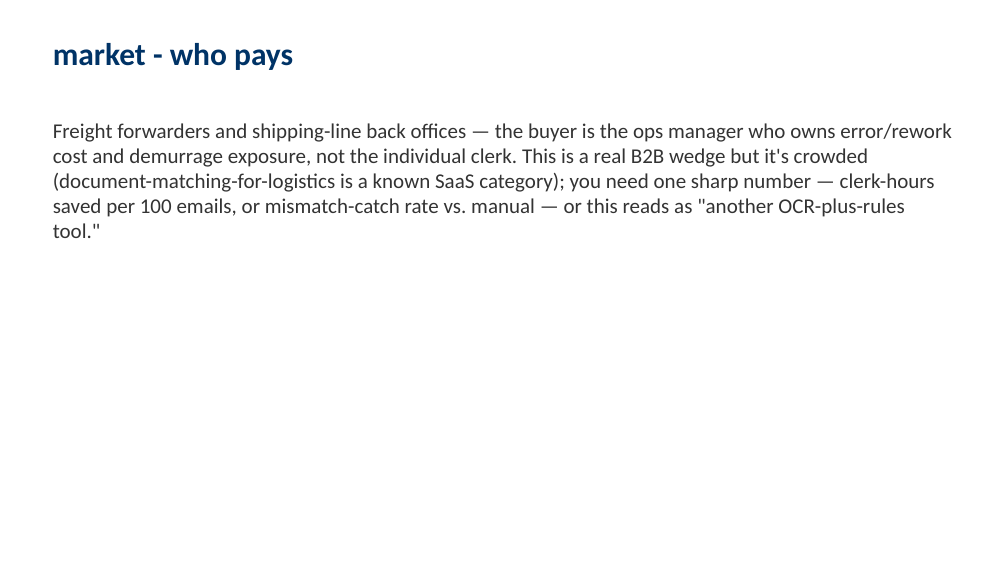
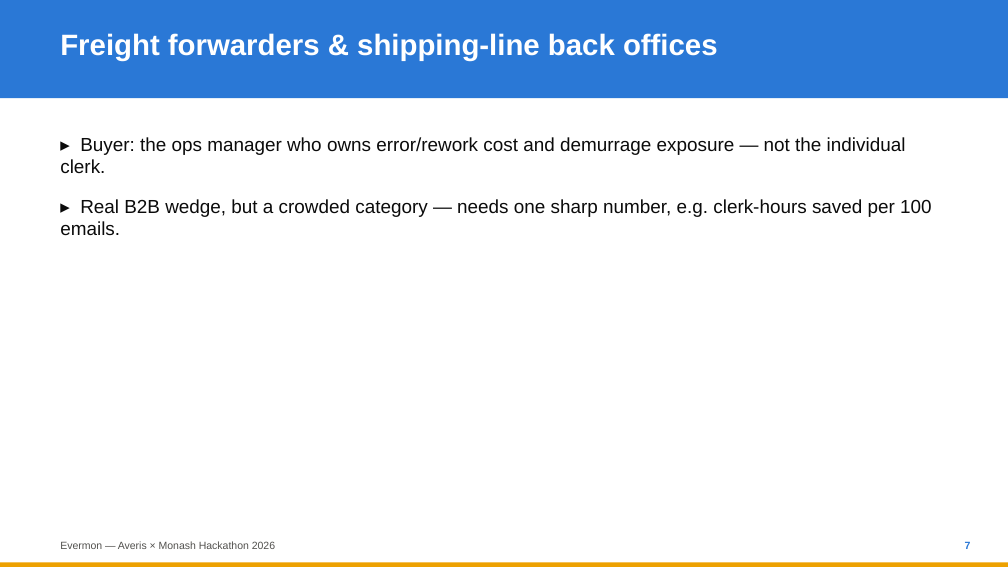
Before and after one commit to ponli550/Evermon, a slide deck: slide 7 of docs/AverisMonash2026.pptx (slide 5 before the commit). Drawn at 1008x567 pixels with LibreOffice and Linux fonts; fonts in the diff are those of the drawing. Boxes give left, top, right and bottom in pixels: in the first picture for what was removed or moved away, otherwise in the second. Text is boxed around its words. In the diff, an @@ line names an element or a change of style, - is before the commit and + after.

Commit message:
docs: rebuild the pitch deck with a real design, not the template default
hackager slides produced the plain python-pptx-default look and flagged 5
of 7 slides over the 60-word density limit. docs/scripts/build_pitch_deck.py
replaces it: 13 slides, chunked so none exceeds ~60 words, laid out with a
header/accent-bar system (title, section-divider, bullet, stat, closing
slide types) instead of one generic bullet template.

Content is transcribed from docs/PITCH.md, nothing invented. Colors reuse
the validated categorical/status palette already used in web-demo/ and
watch/'s terminal dashboard, so the deck, the site, and the panel read as
one system. Verified structurally (no out-of-bounds shapes, no slide over
the density threshold) -- no renderer available here to screenshot it, so
worth a manual look before it goes in front of a judge.

```diff
--- a/docs/AverisMonash2026.pptx
+++ b/docs/AverisMonash2026.pptx
@@ rectangle added at (0,0,1008,98), fill #2A78D6 @@
@@ text removed at (53,43,293,70) @@
-market - who pays
@@ text added at (60,33,718,61), 28 pt, text #FFFFFF, bold @@
+Freight forwarders & shipping-line back offices
@@ text at (60,137,932,236): text changed; size 20 to 18 pt; font Calibri to Arial; text colour #333333 to #0B0B0B @@
-Freight forwarders and shipping-line back offices — the buyer is the ops manager who owns error/rework cost and demurrage exposure, not the individual clerk. This is a real B2B wedge but it's crowded (document-matching-for-logistics is a known SaaS category); you need one sharp number — clerk-hours saved per 100 emails, or mismatch-catch rate vs. manual — or this reads as "another OCR-plus-rules tool."
+▸ Buyer: the ops manager who owns error/rework cost and demurrage exposure — not the individual clerk.
+▸ Real B2B wedge, but a crowded category — needs one sharp number, e.g. clerk-hours saved per 100 emails.
@@ rectangle added at (0,563,1008,567), fill #EDA100 @@
@@ text added at (60,541,275,549), 10 pt, text #52514E @@
+Evermon — Averis × Monash Hackathon 2026
@@ text added at (965,541,971,549), 10 pt, text #2A78D6, bold @@
+7
```
Also in this commit, not shown: 1 other slide changed, 11 slides added, 5 slides removed, 1 other file.
